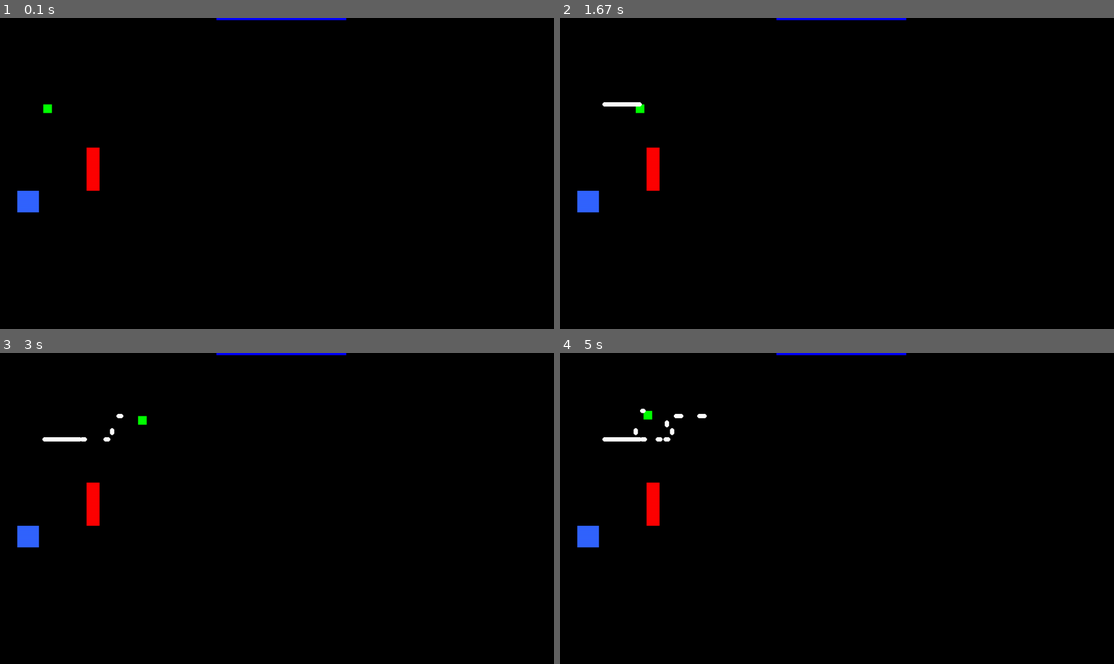
Above: before the commit, frames 1-4 (two rows, left to right).
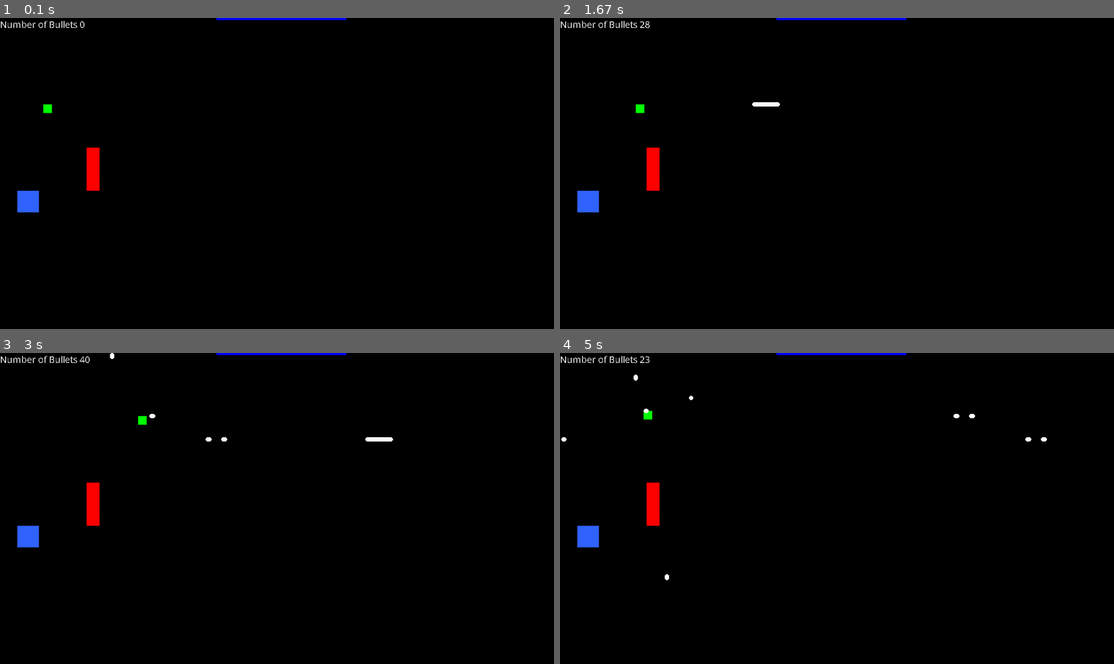
Above: after the commit, the same moments.

Repository: mcelrea/PyGameDemo2021
Game: pygame game, started from main.py
Same seed, same stepped clock (60 frames per second), same inputs: the game is played once before the commit and once after it.
Inputs:
- Up to frame 1 (0.1 s): no input
- Up to frame 2 (1.67 s): hold Space 0.33-0.8 s; hold Right 0.33-0.8 s; tap A at 0.83 s; tap W at 1.17 s; tap S at 1.5 s
- Up to frame 3 (3 s): hold Right 1.83-2.3 s; tap Space at 1.9, 2.2, 2.4, 2.73 s; hold Up 2.33-2.63 s; hold Right from 2.67 s (still down)
- Up to frame 4 (5 s): tap Space at 3.03, 3.23, 3.53, 3.8, 4.13, 4.43, 4.57, 4.97 s; release Right at 3.13 s; hold Left 3.17-3.7 s; hold Down 3.73-4.03 s; hold Left 4.07-4.47 s; hold Up 4.5-4.87 s; hold Right from 4.9 s (still down)

The runs differ from the first frame. In frame 1, 0.2% of the frame differs, in the area x 0-16%, y 0-4%; in frame 2, 0.3%; in frame 3, 0.5%; in frame 4, 0.6%, in the area x 0-88%, y 0-74%.

Commit message:
adding bullets

Diff:
--- a/bullet.py
+++ b/bullet.py
@@ -15,6 +15,28 @@
         self.x = x
         self.y = y
 
+    def __init__(self, x, y, xvel, yvel):
+        self.x = x
+        self.y = y
+        self.xvel = xvel
+        self.yvel = yvel
+
+    def getCollisionRectangle(self):
+        return pygame.Rect(self.x-self.radius, self.y-self.radius, self.radius*2, self.radius*2)
+
     # functions: what a Bullet can do
     def draw(self, screen):
         pygame.draw.circle(screen, self.color, (self.x, self.y), self.radius)
+        #the next two lines will draw the collision rectangle for debugging purposes
+        #myRect = self.getCollisionRectangle()
+        #pygame.draw.rect(screen, (255,0,0), myRect, 1)
+
+    def update(self):
+        self.x += self.xvel
+        self.y += self.yvel
+
+    def isOnScreen(self):
+        if self.x + self.radius*2 < 0 or self.y + self.radius*2 < 0 or self.x > 1280 or self.y > 720:
+            return False
+        else:
+            return True
--- a/main.py
+++ b/main.py
@@ -1,3 +1,5 @@
+import random
+
 import pygame
 from player import *
 from wall import *
@@ -5,6 +7,10 @@
 
 #start the pygame engine
 pygame.init()
+
+#start the pygame font engine
+pygame.font.init()
+myfont = pygame.font.SysFont('Comic Sans MS', 23) #load a font for use
 
 #game variables
 gameOver = False
@@ -23,6 +29,11 @@
     walls.append(Wall(200,300,30,100,(255,0,0)))
     walls.append(Wall(500,0,300,5,(0,0,255)))
     walls.append(Wall(40,400,50,50,(50,100,255)))
+
+def drawHUD():
+    textsurface = myfont.render('Number of Bullets ' + str(len(player_bullets)), False, (255, 255, 255))
+    screen.blit(textsurface,(0,0))
+
 
 #Abstraction: It will use a list, for loop and if statements
 def check_for_wall_collision():
@@ -43,37 +54,57 @@
     for i in range(len(player_bullets)):
         player_bullets[i].draw(screen)
 
+def update_bullets():
+    for i in range(len(player_bullets)-1, -1, -1): #length of the list to 0
+        player_bullets[i].update()
+        #has this bullet gone off the screen?
+        if not player_bullets[i].isOnScreen():
+            del player_bullets[i]
+        else:
+            for j in range(len(walls)):
+                if walls[j].getCollisionRectangle().colliderect(player_bullets[i].getCollisionRectangle()):
+                    del player_bullets[i]
+                    break #exit and stop checking this bullet for collision because we deleted it
+
 def clear_screen():
     pygame.draw.rect(screen, (0,0,0), (0, 0, 1280, 720))
 
 def checkPlayerInput():
     global p1
     global wall1
-    oldx = p1.getX()
-    oldy = p1.getY()
+    bullet_xvel = 0
+    bullet_yvel = 0
 
     pressed = pygame.key.get_pressed() #all the keys that have been pressed
 
     #MOVE PLAYER
     if pressed[pygame.K_d] or pressed[pygame.K_RIGHT]:
         p1.moveRight()
+        bullet_xvel = 5
         if check_for_wall_collision() == True:
             p1.moveLeft() #undo the move right
     if pressed[pygame.K_a] or pressed[pygame.K_LEFT]:
         p1.moveLeft()
+        bullet_xvel = -5
         if check_for_wall_collision() == True:
             p1.moveRight() #undo the move left
     if pressed[pygame.K_w]  or pressed[pygame.K_UP]:
         p1.moveUp()
+        bullet_yvel = -5
         if check_for_wall_collision() == True:
             p1.moveDown() #undo the move up
     if pressed[pygame.K_s] or pressed[pygame.K_DOWN]:
         p1.moveDown()
+        bullet_yvel = 5
         if check_for_wall_collision() == True:
             p1.moveUp() #undo the move down
 
     if pressed[pygame.K_SPACE]:
-        player_bullets.append(Bullet(p1.x, p1.y))
+        #if the bullet is not moving
+        while bullet_xvel == 0 and bullet_yvel == 0:
+            bullet_xvel = random.randint(-5,5)
+            bullet_yvel = random.randint(-5,5)
+        player_bullets.append(Bullet(p1.x, p1.y, bullet_xvel, bullet_yvel))
 
 
 create_level_1()
@@ -90,6 +121,7 @@
     checkPlayerInput()
 
     #(2) A.I. - Artificial Intelligence
+    update_bullets()
 
     #(3) Check for collisions
 
@@ -98,6 +130,7 @@
     p1.draw(screen)
     draw_walls()
     draw_player_bullets()
+    drawHUD()
 
     #put all the graphics on the screen
     #should be the LAST LINE of game code
